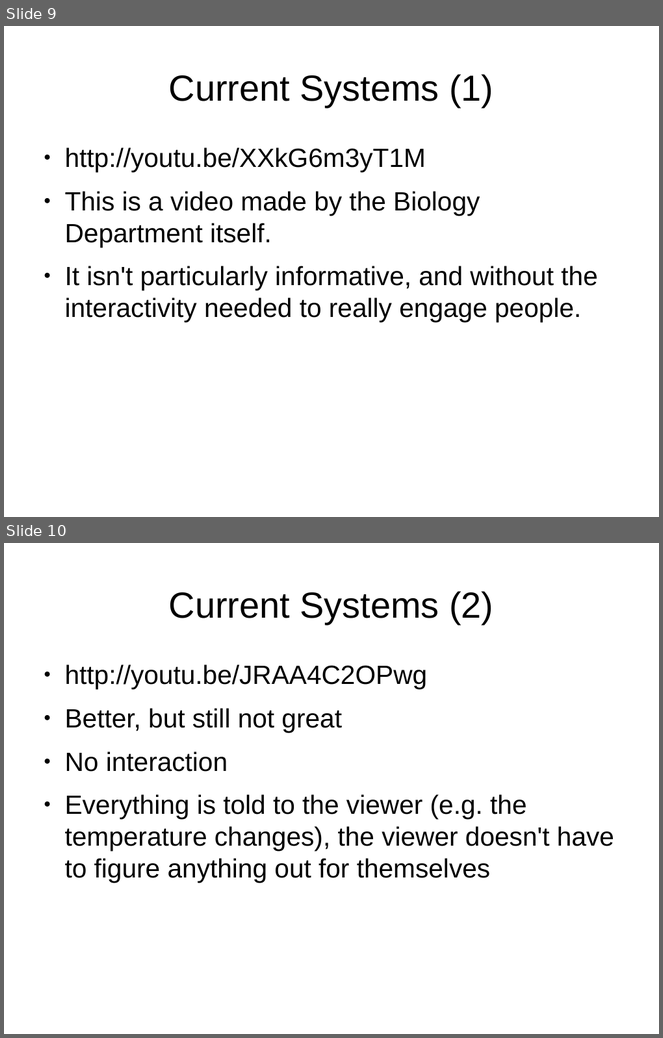
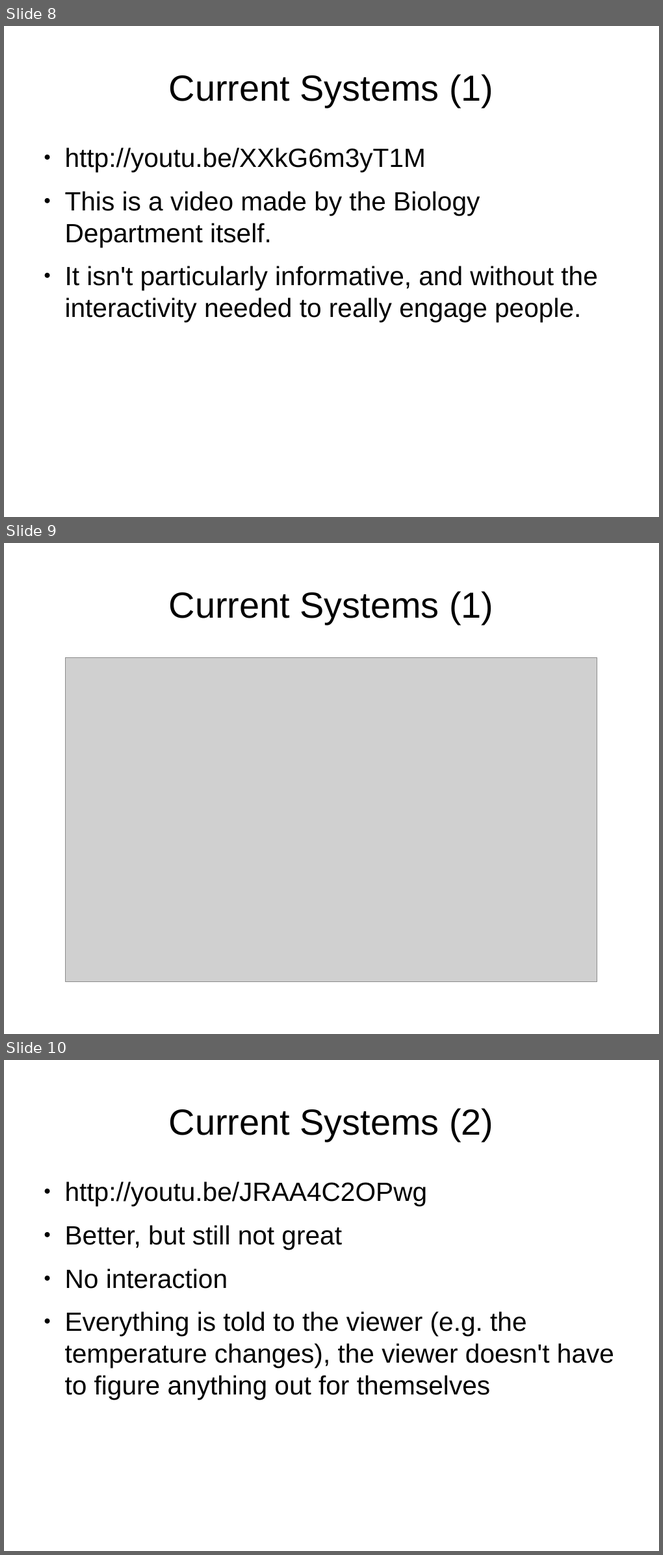
Before and after one commit to Dan-McElroy/Team-Project--Q, a slide deck: docs/progressPresentation/draft.odp. Shown one above the other, each under a label of ours: slides 9 and 10 before the commit, slides 8, 9 and 10 after it. The pictures are 663x1038 and 663x1555 pixels, drawn with LibreOffice and Linux fonts; fonts in the diff are those of the drawing; grey boxes stand for pictures. Boxes give left, top, right and bottom in pixels: in the first picture for what was removed or moved away, otherwise in the second. Text is boxed around its words. In the diff, an @@ line names an element or a change of style, - is before the commit and + after.

```diff
--- a/docs/progressPresentation/draft.odp
+++ b/docs/progressPresentation/draft.odp
@@ slide 9 added at (4,543,659,1034), background #FFFFFF @@
@@ title added at (169,591,493,624), 44 pt, text #000000 @@
+Current Systems (1)
@@ picture added at (66,658,598,982) @@
@@ what was slide 9 is now slide 8 @@
```
Also in this commit, not shown: 2 slides changed, 11 other slides added, 1 slide removed, 12 other files.
